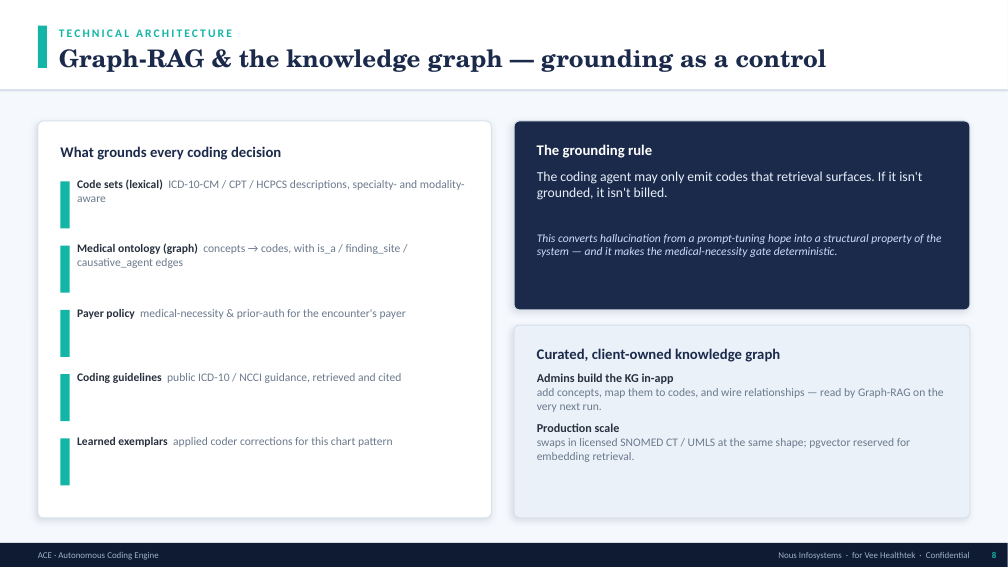
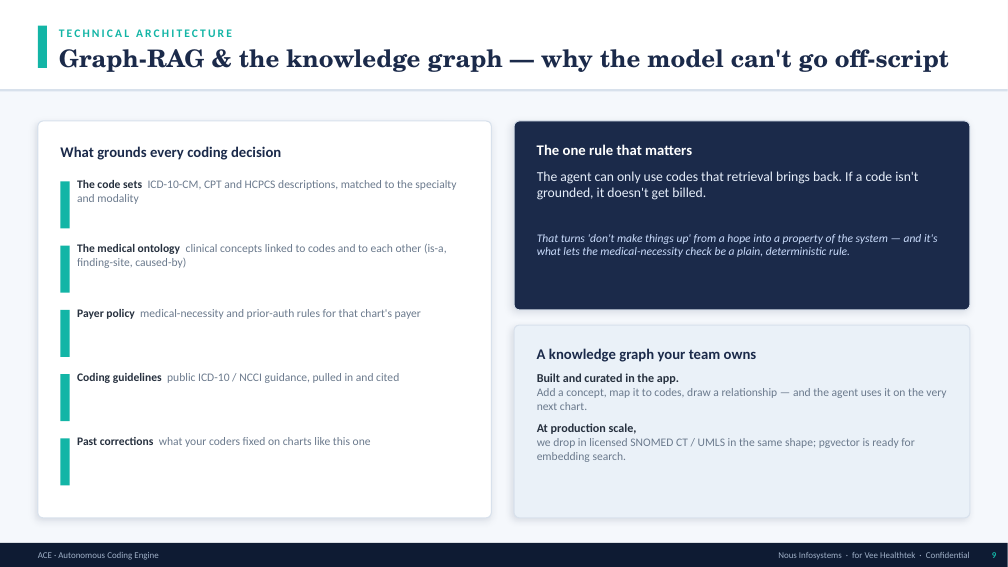
Before and after one commit to swarupd227/ACE, a slide deck: slide 9 of deck/ACE_Architecture.pptx (slide 8 before the commit). Drawn at 1008x567 pixels with LibreOffice and Linux fonts; fonts in the diff are those of the drawing. Boxes give left, top, right and bottom in pixels: in the first picture for what was removed or moved away, otherwise in the second. Text is boxed around its words. In the diff, an @@ line names an element or a change of style, - is before the commit and + after.

```diff
--- a/deck/ACE_Architecture.pptx
+++ b/deck/ACE_Architecture.pptx
@@ text at <box>59,49,949,72</box>: text changed @@
-Graph-RAG & the knowledge graph — grounding as a control
+Graph-RAG & the knowledge graph — why the model can't go off-script
@@ text at <box>537,144,692,155</box>: text changed @@
-The grounding rule
+The one rule that matters
@@ text at <box>537,171,918,200</box>: text changed @@
-The coding agent may only emit codes that retrieval surfaces. If it isn't grounded, it isn't billed.
+The agent can only use codes that retrieval brings back. If a code isn't grounded, it doesn't get billed.
@@ text at <box>77,180,456,204</box>: text changed @@
-Code sets (lexical) ICD-10-CM / CPT / HCPCS descriptions, specialty- and modality-aware
+The code sets ICD-10-CM, CPT and HCPCS descriptions, matched to the specialty and modality
@@ text at <box>537,234,938,257</box>: text changed @@
-This converts hallucination from a prompt-tuning hope into a structural property of the system — and it makes the medical-necessity gate deterministic.
+That turns 'don't make things up' from a hope into a property of the system — and it's what lets the medical-necessity check be a plain, deterministic rule.
@@ text at <box>77,244,447,268</box>: text changed @@
-Medical ontology (graph) concepts → codes, with is_a / finding_site / causative_agent edges
+The medical ontology clinical concepts linked to codes and to each other (is-a, finding-site, caused-by)
@@ text at <box>77,309,421,319</box>: text changed @@
-Payer policy medical-necessity & prior-auth for the encounter's payer
+Payer policy medical-necessity and prior-auth rules for that chart's payer
@@ text at <box>537,348,757,362</box>: text changed @@
-Curated, client-owned knowledge graph
+A knowledge graph your team owns
@@ text at <box>77,373,399,383</box>: text changed @@
-Coding guidelines public ICD-10 / NCCI guidance, retrieved and cited
+Coding guidelines public ICD-10 / NCCI guidance, pulled in and cited
@@ text at <box>537,373,946,462</box>: text changed @@
-Admins build the KG in-app
-add concepts, map them to codes, and wire relationships — read by Graph-RAG on the very next run.
-Production scale
-swaps in licensed SNOMED CT / UMLS at the same shape; pgvector reserved for embedding retrieval.
+Built and curated in the app.
+Add a concept, map it to codes, draw a relationship — and the agent uses it on the very next chart.
+At production scale,
+we drop in licensed SNOMED CT / UMLS in the same shape; pgvector is ready for embedding search.
@@ text at <box>77,437,371,447</box>: text changed @@
-Learned exemplars applied coder corrections for this chart pattern
+Past corrections what your coders fixed on charts like this one
```
Also in this commit, not shown: 11 other slides changed, 3 slides added, 2 slides removed, 4 other files.
